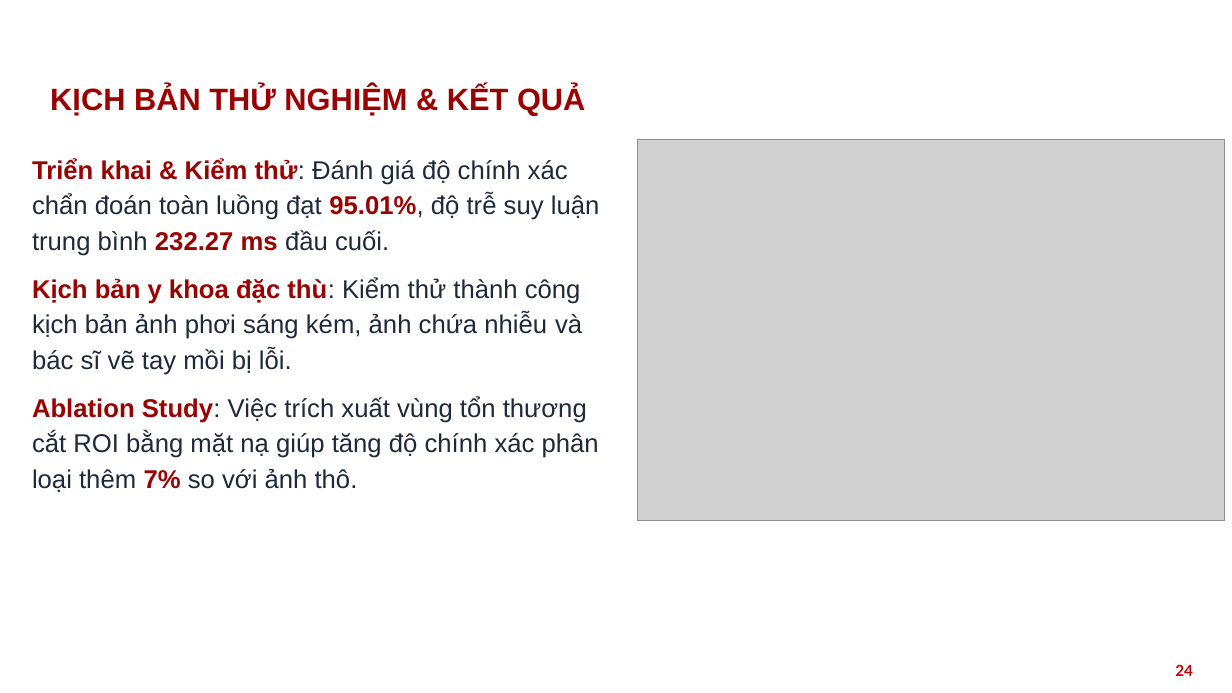
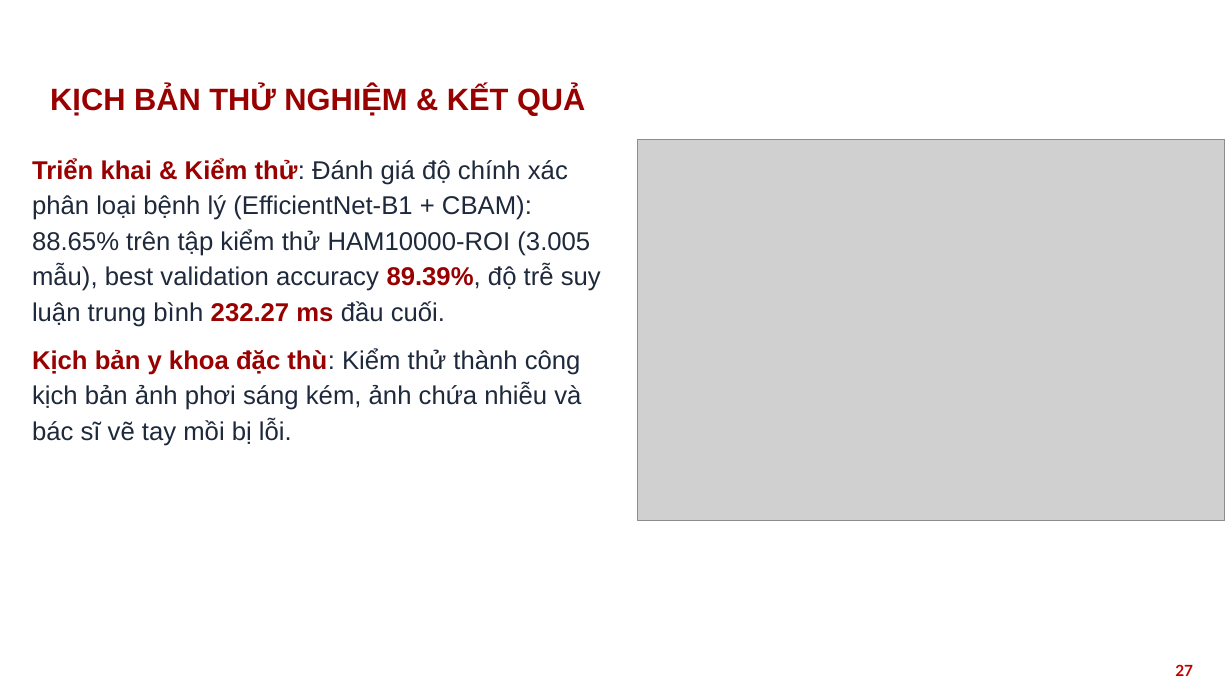
Before and after one commit to nthg0609/doanTN, a slide deck: slide 27 of HUST_PPT_template_2022_RED_16x9_567042.pptx (slide 24 before the commit). Drawn at 1232x693 pixels with LibreOffice and Linux fonts; fonts in the diff are those of the drawing; grey boxes stand for pictures; background and template pictures are left out. Boxes give left, top, right and bottom in pixels: in the first picture for what was removed or moved away, otherwise in the second. Text is boxed around its words. In the diff, an @@ line names an element or a change of style, - is before the commit and + after.

Commit message:
bộ lọc an toàn, ROI

```diff
--- a/HUST_PPT_template_2022_RED_16x9_567042.pptx
+++ b/HUST_PPT_template_2022_RED_16x9_567042.pptx
@@ text at [32,158,601,327]: text changed @@
-Triển khai & Kiểm thử: Đánh giá độ chính xác chẩn đoán toàn luồng đạt 95.01%, độ trễ suy luận trung bình 232.27 ms đầu cuối.
+Triển khai & Kiểm thử: Đánh giá độ chính xác phân loại bệnh lý (EfficientNet-B1 + CBAM): 88.65% trên tập kiểm thử HAM10000-ROI (3.005 mẫu), best validation accuracy 89.39%, độ trễ suy luận trung bình 232.27 ms đầu cuối.
@@ text at [32,396,599,492]: paragraph removed @@
-Ablation Study: Việc trích xuất vùng tổn thương cắt ROI bằng mặt nạ giúp tăng độ chính xác phân loại thêm 7% so với ảnh thô.
@@ page number at [1175,664,1193,676]: text changed @@
-24
+27
```
Also in this commit, not shown: 19 other slides changed, 4 slides added, 50 other files.
